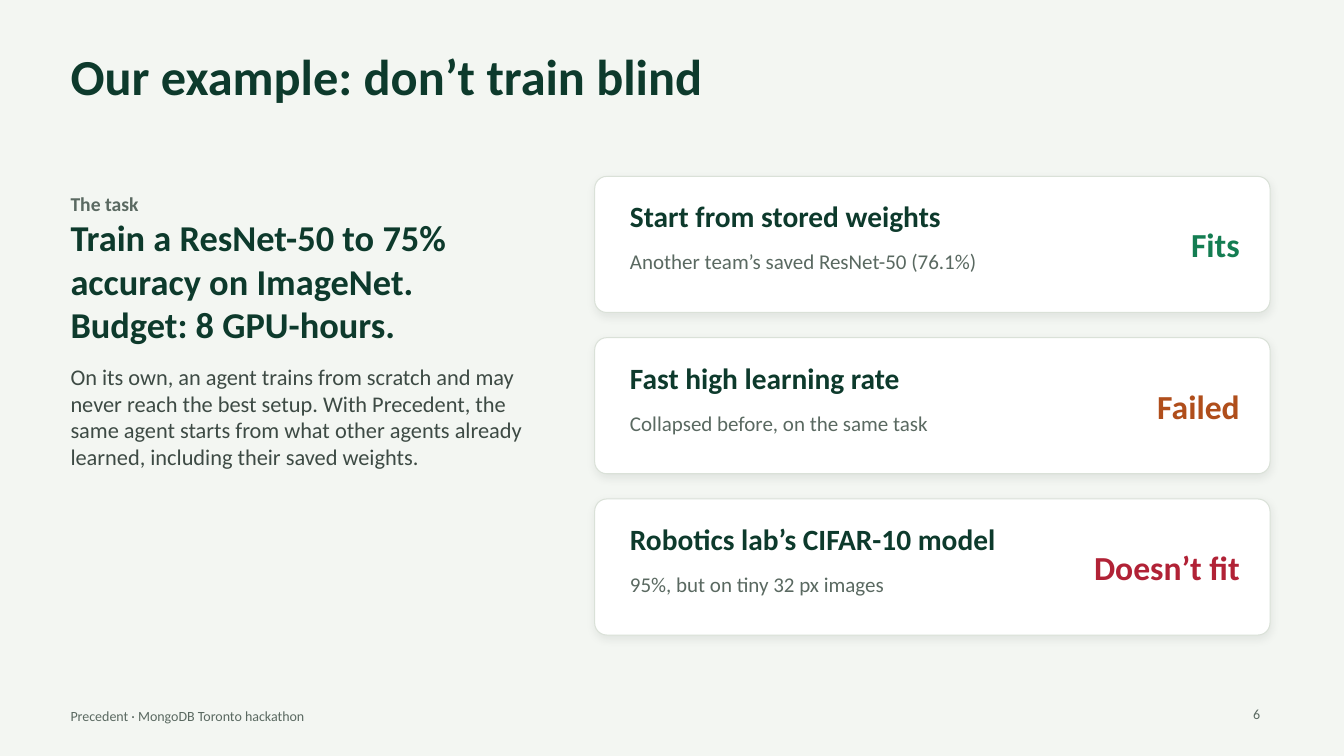
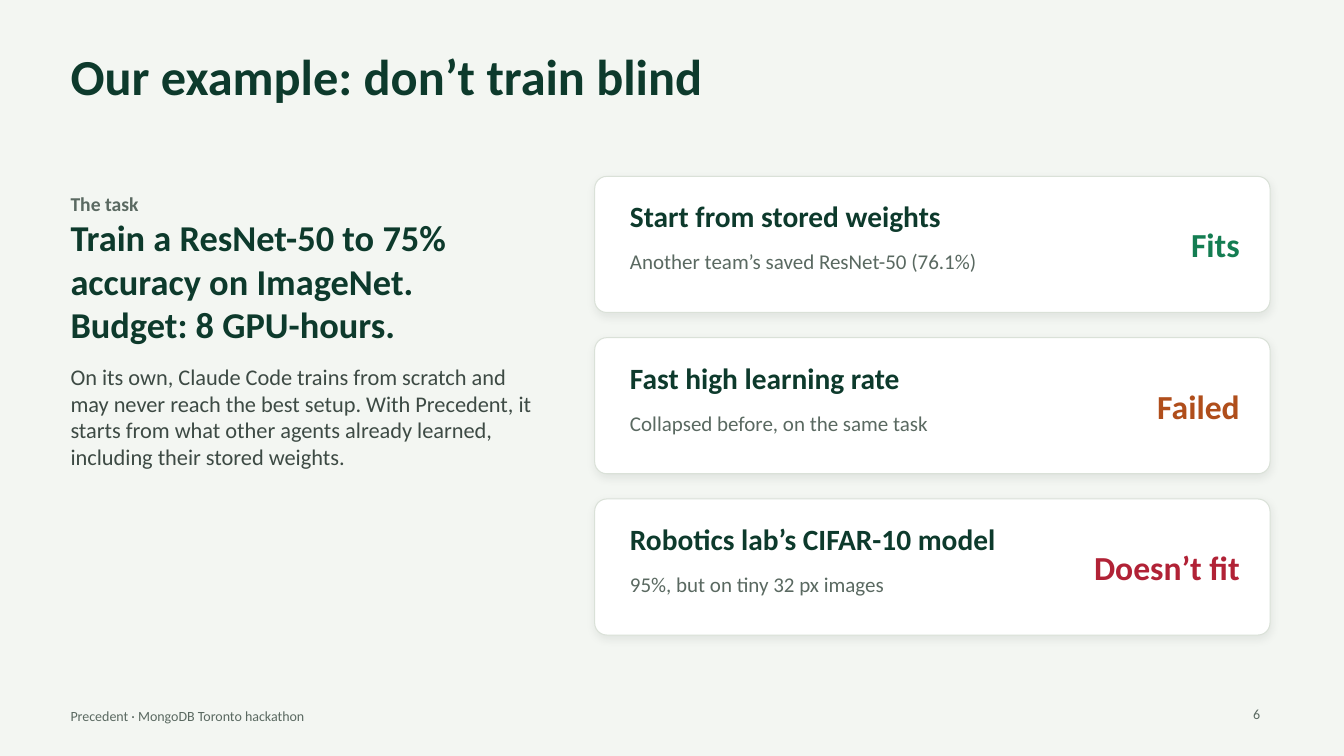
Before and after one commit to SalmaRoshdy-YG/Hackathon-project, a slide deck: slide 6 of docs/deck/precedent-deck.pptx. Drawn at 1344x756 pixels with LibreOffice and Linux fonts; fonts in the diff are those of the drawing. Boxes give left, top, right and bottom in pixels: in the first picture for what was removed or moved away, otherwise in the second. Text is boxed around its words. In the diff, an @@ line names an element or a change of style, - is before the commit and + after.

```diff
--- a/docs/deck/precedent-deck.pptx
+++ b/docs/deck/precedent-deck.pptx
@@ text at (x1=71, y1=369, x2=532, y2=469): text changed @@
-On its own, an agent trains from scratch and may never reach the best setup. With Precedent, the same agent starts from what other agents already learned, including their saved weights.
+On its own, Claude Code trains from scratch and may never reach the best setup. With Precedent, it starts from what other agents already learned, including their stored weights.
```
Also in this commit, not shown: 4 other slides changed, 4 other files.
